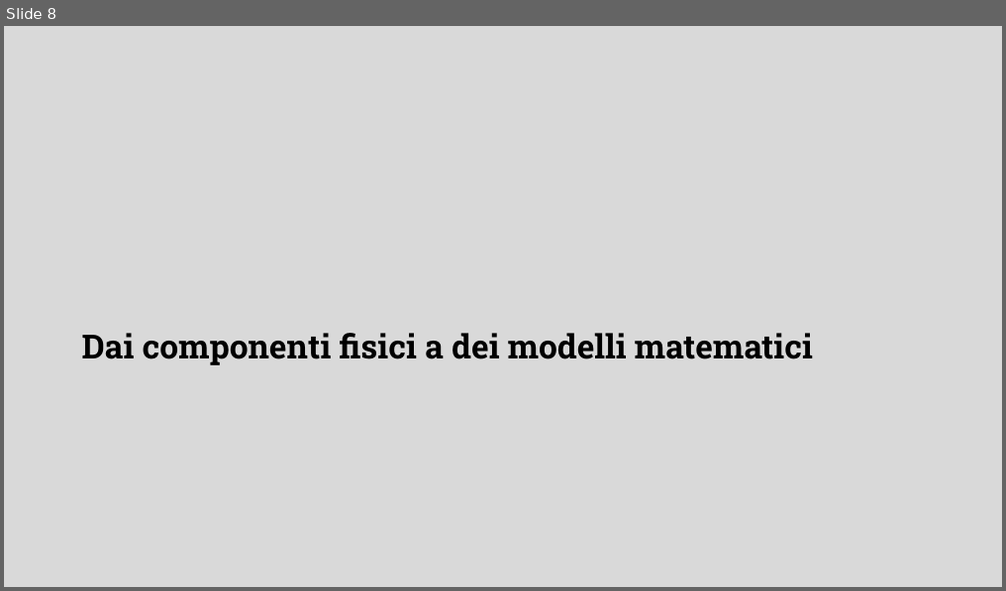
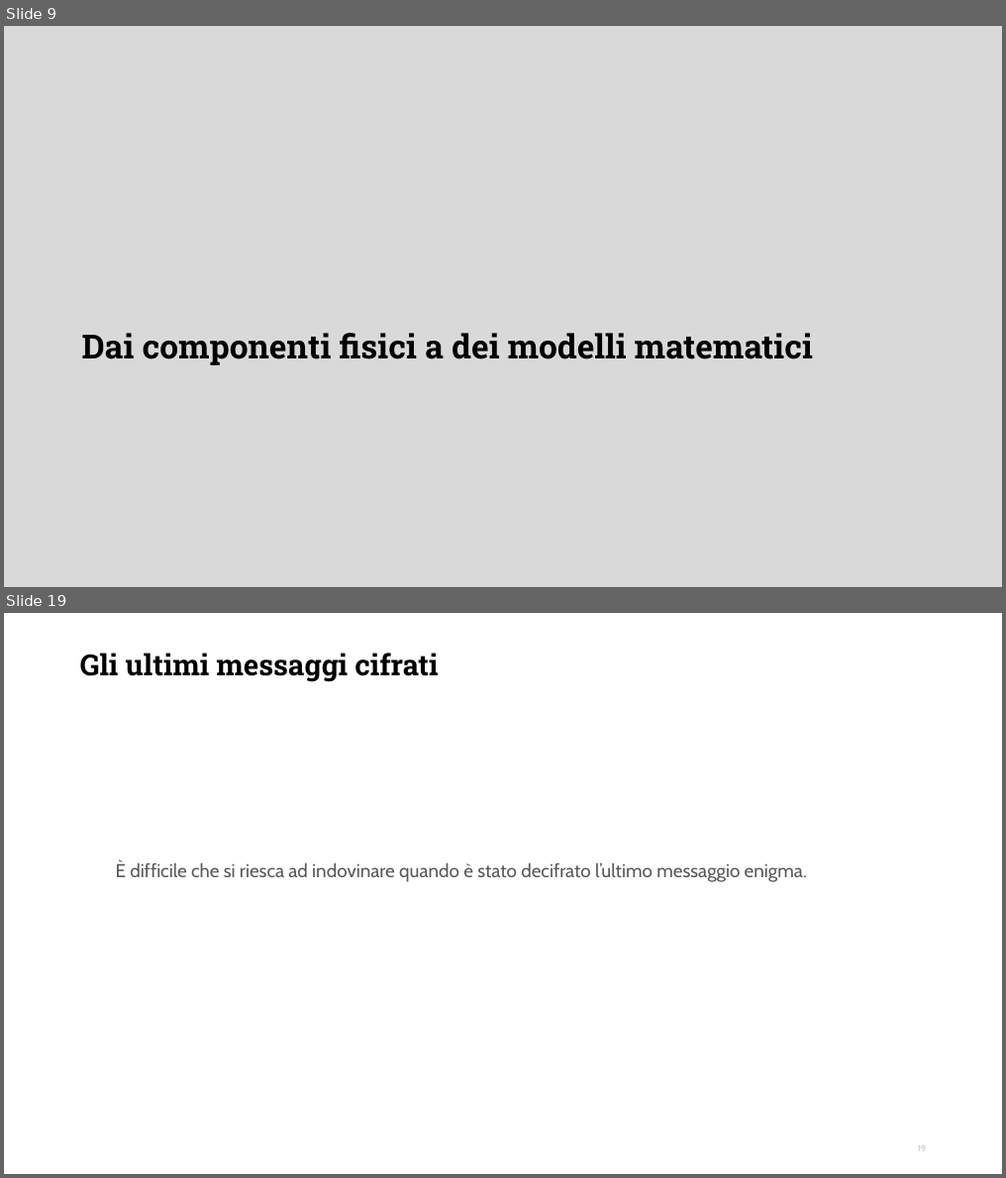
Before and after one commit to DanieleFerretti03/tesi-enigma, a slide deck: presentazione.odp. Shown one above the other, each under a label of ours: slide 8 before the commit, slides 9 and 19 after it; the slides between them are not shown. The pictures are 1006x591 and 1006x1178 pixels, drawn with LibreOffice and Linux fonts; fonts in the diff are those of the drawing; background and template pictures are left out. Boxes give left, top, right and bottom in pixels: in the first picture for what was removed or moved away, otherwise in the second. Text is boxed around its words. In the diff, an @@ line names an element or a change of style, - is before the commit and + after.

```diff
--- a/presentazione.odp
+++ b/presentazione.odp
@@ slide 19 added at bbox=[4, 613, 1002, 1174], background #FFFFFF @@
@@ title added at bbox=[80, 653, 438, 682], 28 pt, text #000000, bold @@
+Gli ultimi messaggi cifrati
@@ text added at bbox=[116, 863, 807, 882], 18 pt, text #595959 @@
+È difficile che si riesca ad indovinare quando è stato decifrato l’ultimo messaggio enigma.
@@ page number added at bbox=[918, 1146, 926, 1150], 8.2 pt, text #BFBFBF @@
+19
@@ what was slide 8 is now slide 9 @@
```
Also in this commit, not shown: 1 slide changed, 12 other slides added, 9 slides removed, 2 other files.
